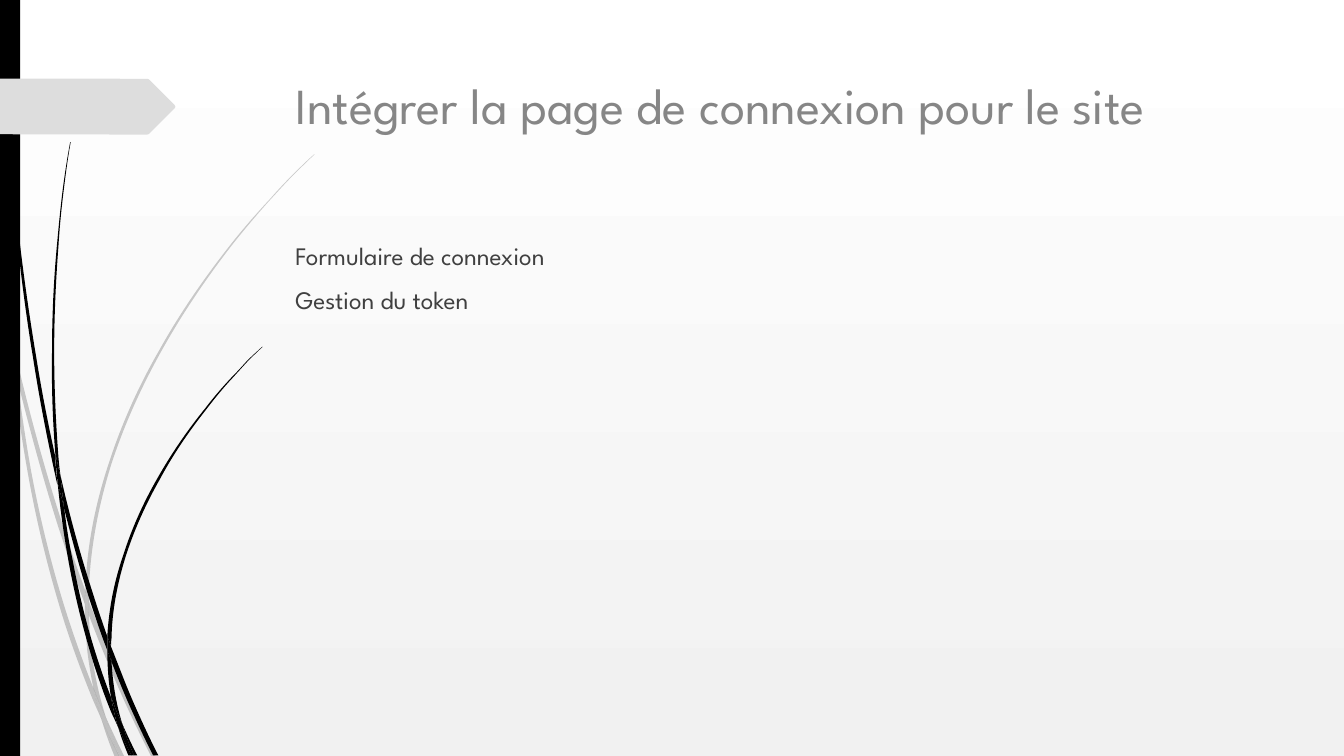
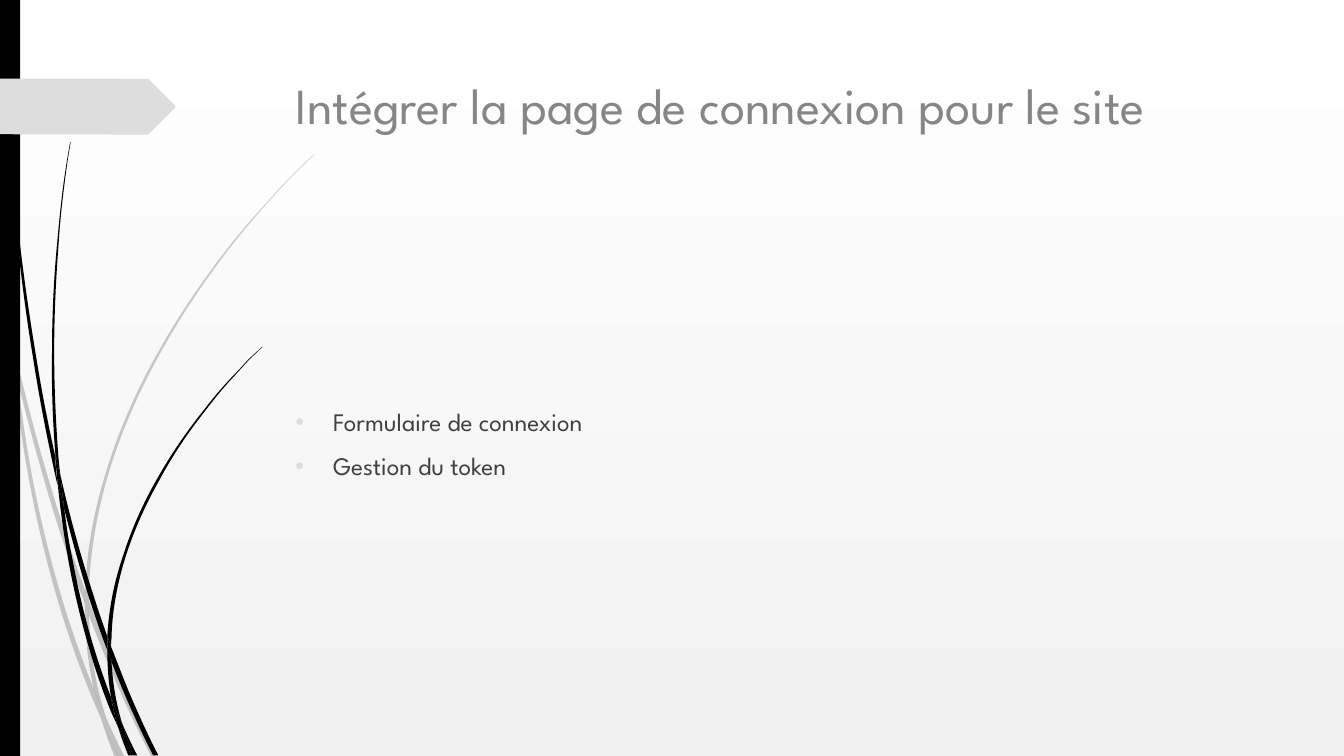
Before and after one commit to Oleome/Portfolio-architecte-sophie-bluel, a slide deck: slide 5 of Projet 3.ppt. Drawn at 1344x756 pixels with LibreOffice and Linux fonts; fonts in the diff are those of the drawing. Boxes give left, top, right and bottom in pixels: in the first picture for what was removed or moved away, otherwise in the second. Text is boxed around its words. In the diff, an @@ line names an element or a change of style, - is before the commit and + after.

```diff
--- a/Projet 3.ppt
+++ b/Projet 3.ppt
@@ text "Formulaire de connexion" at (333, 413, 582, 476): bullet none to •; vertical alignment top to middle @@
```
Also in this commit, not shown: 7 other slides changed.
